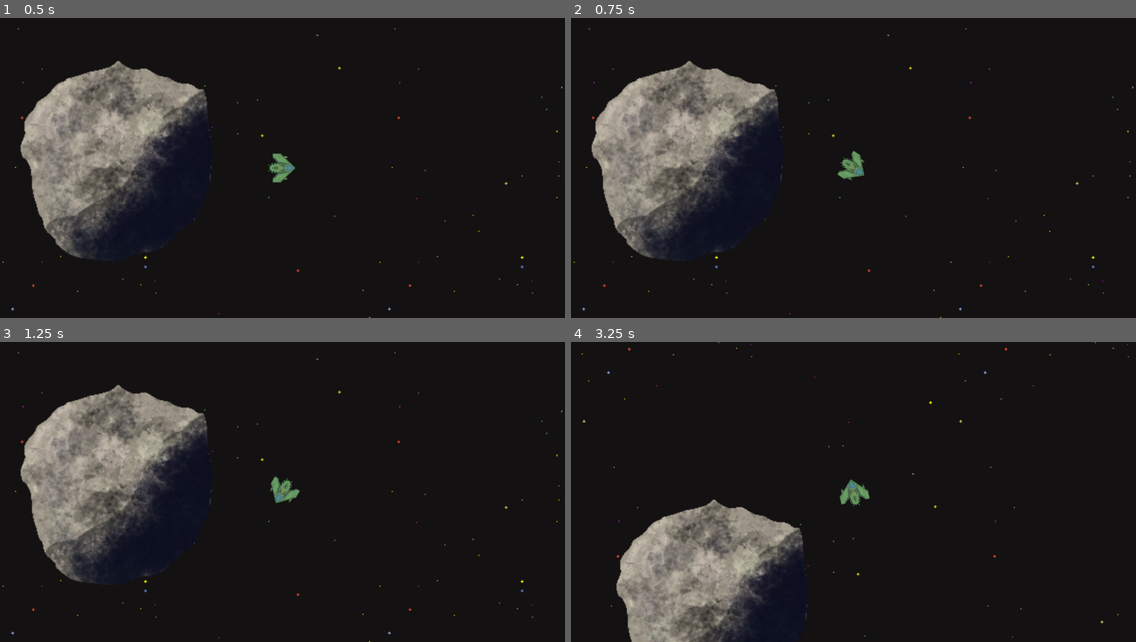
Above: before the commit, frames 1-4 (two rows, left to right).
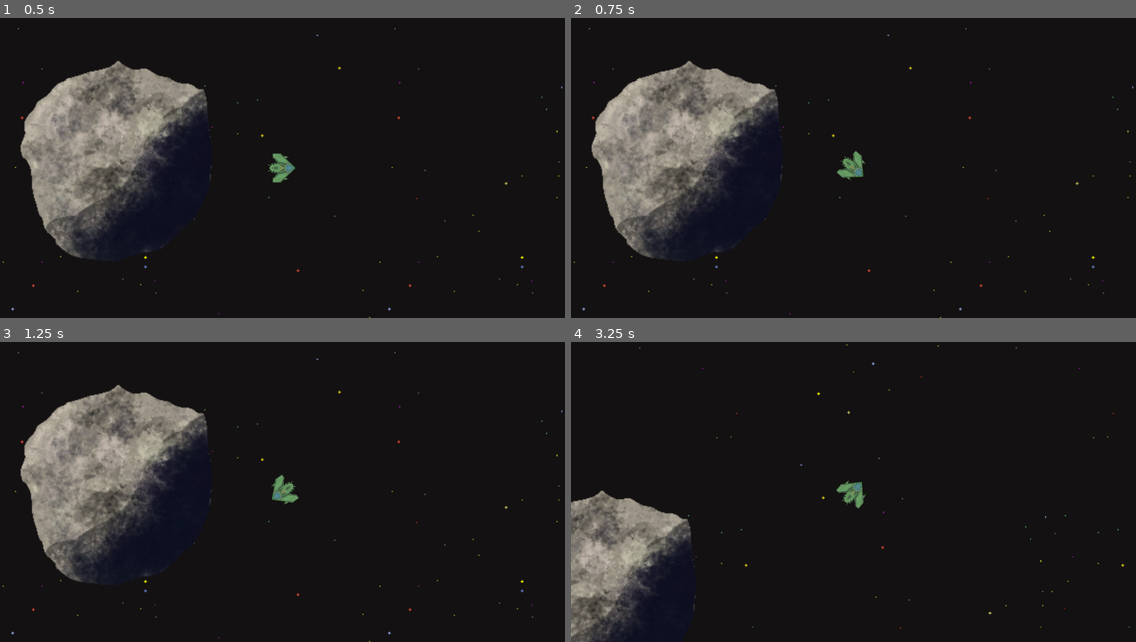
Above: after the commit, the same moments.

Repository: Vassily-Petrousevitch/GalacticHeist
Game: Godot game, scene res://main.tscn
Two runs of this game, one before a commit and one after it. Both use one fixed random seed, a clock stepped at 60 frames per second and the inputs below.
Inputs:
- Up to frame 1 (0.5 s): no input
- Up to frame 2 (0.75 s): tap Enter at 0.5 s; hold D (rotate_right) from 0.53 s (still down)
- Up to frame 3 (1.25 s): keep holding D (rotate_right)
- Up to frame 4 (3.25 s): release D (rotate_right) at 1.28 s; hold S (brake) 1.28-2.03 s; tap Space at 2 s; hold D (rotate_right) 2.03-2.78 s; hold W (accelerate) from 2.78 s (still down)

Frame 1 is identical in both runs. In frame 2, 0.1% of the frame differs, in the area x 47-53%, y 44-55%; in frame 3, 0.2%; in frame 4, 16%, in the area x 0-99%, y 0-100%.

Commit message:
collision behavior with asteroids
hitting asteroid + getting hit

Diff:
--- a/entities/asteroid.gd
+++ b/entities/asteroid.gd
@@ -9,3 +9,9 @@
 # Called every frame. 'delta' is the elapsed time since the previous frame.
 func _process(delta):
 	pass
+
+
+func _on_body_entered(body):
+	if body.name == "Player":
+		body.velocity = self.linear_velocity
+		# TODO: stun the player upon collision
--- a/entities/asteroid.tscn
+++ b/entities/asteroid.tscn
@@ -5,6 +5,8 @@
 
 [node name="Asteroid" type="RigidBody2D"]
 gravity_scale = 0.0
+max_contacts_reported = 5
+contact_monitor = true
 script = ExtResource("1_dslsn")
 
 [node name="Sprite2D" type="Sprite2D" parent="."]
@@ -14,3 +16,5 @@
 [node name="CollisionPolygon2D" type="CollisionPolygon2D" parent="."]
 position = Vector2(-1, -1)
 polygon = PackedVector2Array(30.5, -99, 38.7, -99, 48, -100.3, 48, -98.3, 78.3, -85, 82.2, -85, 96, -82.7, 96, -81.4, 1 …(513 unchanged characters)…
+
+[connection signal="body_entered" from="." to="." method="_on_body_entered"]
--- a/entities/player.gd
+++ b/entities/player.gd
@@ -1,12 +1,22 @@
 extends CharacterBody2D
 
-# General constants
-const rotate_speed = 0.05;
+# Ship movement parameters
+const rotate_speed = 0.06;
+var max_velocity = Vector2(500, 0)
+var accel = 25
+var brake_accel = 0.15
 
-# Velocity & accel
-var max_velocity = Vector2(500, 0)
-var accel = 20
-var brake_accel = 0.1
+# Collision parameters
+const ship_bounceback = 0.25
+
+func _physics_process(delta):
+	getInput()
+	var bonk = move_and_collide(velocity * delta)
+	if bonk:
+		velocity = velocity.bounce(bonk.get_normal()) * ship_bounceback
+		if bonk.get_collider() is RigidBody2D:
+			bonk.get_collider().apply_central_impulse(-bonk.get_normal() * velocity.length())
+
 
 func getInput():
 	setRotation()
@@ -17,11 +27,6 @@
 	if Input.is_action_pressed("brake"):
 		velocity = velocity.lerp(Vector2.ZERO, brake_accel)
 
-
-func _physics_process(delta):
-	getInput()
-	var collision = move_and_collide(velocity * delta)
-
 func setRotation():
 	var rotate_direction = 0;
 
--- a/entities/player.tscn
+++ b/entities/player.tscn
@@ -11,5 +11,3 @@
 
 [node name="CollisionPolygon2D2" type="CollisionPolygon2D" parent="."]
 polygon = PackedVector2Array(2.8, -29, 14, -29, 14, -26.7, 17.3, -22.2, 16.2, -20, 15, -20, 14, -18.7, 31.4, 0.599998,  …(253 unchanged characters)…
-
-[connection signal="input_event" from="." to="." method="_on_input_event"]
